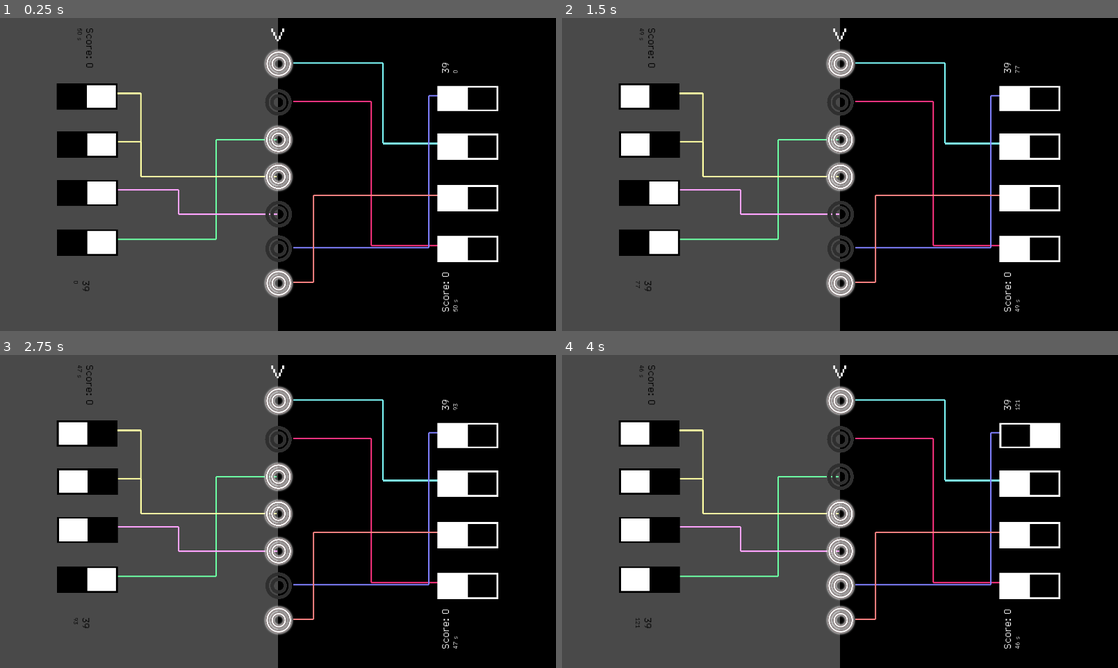
Above: before the commit, frames 1-4 (two rows, left to right).
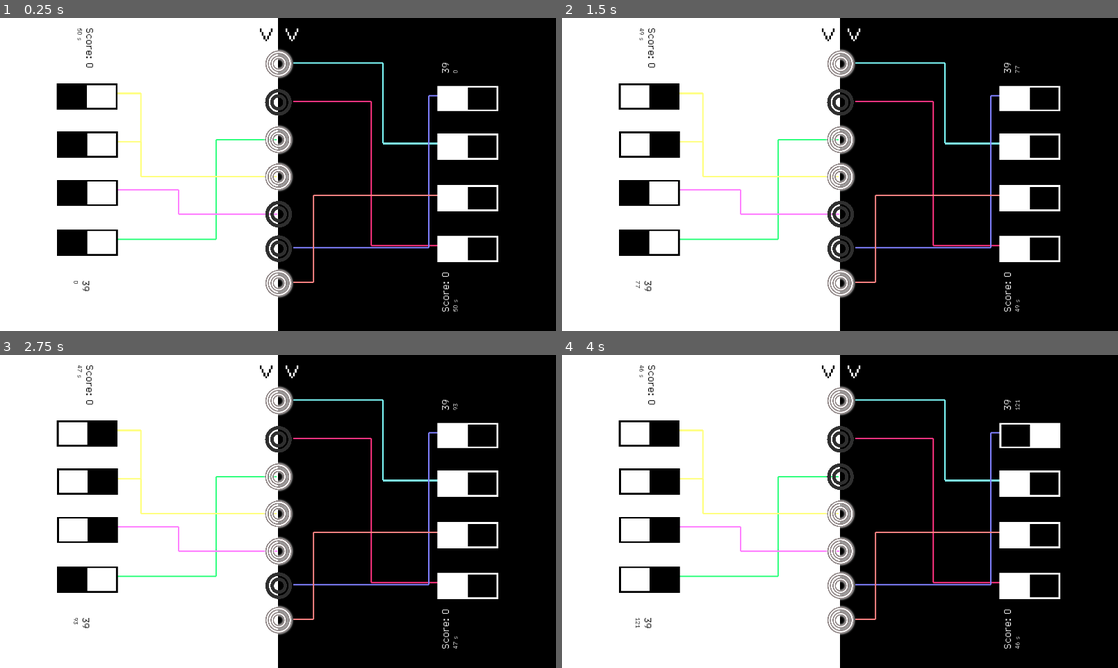
Above: after the commit, the same moments.

Repository: DragonCat4012/Switch
Game: Godot game, scene res://Scenes/Multiplayer/KoopMultiplayerScene.tscn
Two runs of this game, one before a commit and one after it. Both use one fixed random seed, a clock stepped at 60 frames per second and the inputs below. This scene is started directly instead of the project's main scene.
Inputs (mouse positions are in pixels of both pictures, inside the frame that each line leads up to):
- Up to frame 1 (0.25 s): no input
- Up to frame 2 (1.5 s): tap Enter (ui_accept) at 0.5, 0.77, 1.25 s; move the mouse to (650, 96) at 0.52 s; hold Right (ui_right) 0.53-1.28 s; click (650, 96) at 0.67 s; move the mouse to (650, 143) at 1.27 s; hold Down (ui_down) from 1.28 s (still down); click (650, 143) at 1.42 s
- Up to frame 3 (2.75 s): tap Enter (ui_accept) at 1.52, 2 s; move the mouse to (88, 530) at 2.02 s; release Down (ui_down) at 2.03 s; hold Right (ui_right) from 2.03 s (still down); click (88, 530) at 2.17 s
- Up to frame 4 (4 s): move the mouse to (650, 580) at 2.77 s; release Right (ui_right) at 2.78 s; hold Up (ui_up) 2.78-3.53 s; click (650, 580) at 2.92 s; tap Enter (ui_accept) at 3.02, 3.5, 3.77 s; move the mouse to (1029, 436) at 3.52 s; hold Left (ui_left) from 3.53 s (still down); click (1029, 436) at 3.67 s

The runs differ from the first frame. In frame 1, 46% of the frame differs, in the area x 0-54%, y 0-100%; in frame 2, 46%; in frame 3, 46%; in frame 4, 46%.

Commit message:
move map to different object

Diff:
--- a/Scenes/Multiplayer/KoopMultiplayerScene.gd
+++ b/Scenes/Multiplayer/KoopMultiplayerScene.gd
@@ -37,8 +37,8 @@
 var goalNumber = -1
 
 # Map
+@onready var mapNode = $Map
 var mapping_dict = {} # key=switch, value=lamp
-#@onready var timerLabel = $VBoxContainer/TimerLabel
 const WireHandler = preload("res://Util/Wire.gd")
 @onready var wireHandler = WireHandler.WireHandler.new()
 
@@ -171,56 +171,16 @@
 		dark_score_label.text = "Score: " + str(score)
 		light_score_label.text = "Score: " + str(score)
 		_init_game()
+
 # Map
 func createWires():
 	var arr = wireHandler.createKoopMapping()
 	setDict(arr)
-	var minDiff = 56
-	var minVec = Vector2(minDiff, 0)
-	var minDiffSwitch = 160/2
-	var minswicthVec = Vector2(minDiffSwitch, 0)
 
 	var switches = [switch1, switch2, switch3, switch4, switch5, switch6, switch7, switch8]
 	var lamps = [lamp1, lamp2, lamp3, lamp4, lamp5, lamp6, lamp7]
-
-	var darkDistances = switch5.global_position.x - lamp1.global_position.x + minDiff - minDiffSwitch
-	var lightDistances = lamp1.global_position.x - switch1.global_position.x - minDiff + minDiffSwitch
-	var levelDistances = 0
-	var line_width = 5
-
-	for w in arr:
-		levelDistances = (lightDistances if w.switch < 5 else darkDistances) / 4
-		var isDark = true
-		if w.switch < 5: # light
-			isDark = false
-		var pad = -1 if isDark else 1
-
-		var p3 = switches[w.switch-1].global_position + Vector2(0,68/2) + pad*2*minswicthVec
-		var p0 = lamps[w.lamp-1].global_position - pad*2*minVec -pad*Vector2(0,minDiff)
-		var p2 = p3 + pad*Vector2((4 - w.level) * levelDistances, 0) + pad*minswicthVec
-		if w.level == 1:
-			p2 = p3 + pad*Vector2((1.2) * levelDistances, 0)
-		var p1 = Vector2(p2.x, p0.y)
-
-		if not isDark:
-			print("light")
-			p3 = switches[w.switch-1].global_position + Vector2(0,68/2)
-			p0 = lamps[w.lamp-1].global_position + minVec + Vector2(0, 118/2)
-
-			p2 = p3 + pad*Vector2((4 - w.level) * levelDistances, 0) + pad*minswicthVec
-			if w.level == 1:
-				p2 = p3 + pad*Vector2((1.2) * levelDistances, 0)
-			p1 = Vector2(p2.x, p0.y)
-
-		# lamp to level
-		draw_line(p0, p1, w.color, line_width)
-		# level
-		draw_line(p3, p2, w.color, line_width)
-	 	# switch - level
-		draw_line(p1, p2, w.color, line_width)
-		if w.level != 2 and w.level != 3:
-			print("w=", w, " p3: ", p3, ", level:, ", w.level, " -> ", (4 - (w.level -1)) * levelDistances)
-			print(w.level," -> ",p0,p1,p2,p3)
+	mapNode.setStuff(arr, switches, lamps)
+	mapNode.createWires()
 
 func setDict(mapping):
 	var dict = {} # switch: lamp
--- a/Scenes/Multiplayer/KoopMultiplayerScene.tscn
+++ b/Scenes/Multiplayer/KoopMultiplayerScene.tscn
@@ -1,6 +1,7 @@
-[gd_scene load_steps=10 format=3 uid="uid://d3lv4k7ojl51"]
+[gd_scene load_steps=11 format=3 uid="uid://d3lv4k7ojl51"]
 
 [ext_resource type="Script" path="res://Scenes/Multiplayer/KoopMultiplayerScene.gd" id="1_3myuo"]
+[ext_resource type="Script" path="res://Scenes/Multiplayer/Map_Multiplayer.gd" id="2_5ap3r"]
 [ext_resource type="Texture2D" uid="uid://8yscnlvx11hk" path="res://Sprites/Switch/black_off.svg" id="2_a7sxp"]
 [ext_resource type="Texture2D" uid="uid://blqky2hsct452" path="res://Sprites/Switch/black_on.svg" id="4_hxeay"]
 [ext_resource type="Texture2D" uid="uid://c2pe7fupsvd5j" path="res://Sprites/Switch/white_off.svg" id="5_o40kw"]
@@ -16,7 +17,9 @@
 [node name="ColorRect" type="ColorRect" parent="."]
 offset_right = 960.0
 offset_bottom = 1080.0
-color = Color(1, 1, 1, 0.286275)
+
+[node name="Map" type="Node2D" parent="."]
+script = ExtResource("2_5ap3r")
 
 [node name="Switch_1" type="TextureRect" parent="."]
 offset_left = 406.0
@@ -377,11 +380,22 @@
 text = "?? s"
 
 [node name="Arrow1" type="Label" parent="."]
-offset_left = 1000.0
+offset_left = 1049.0
 offset_top = 36.0
-offset_right = 1056.0
+offset_right = 1105.0
 offset_bottom = 124.0
 rotation = 1.57079
 theme_override_fonts/font = ExtResource("9_l6at7")
 theme_override_font_sizes/font_size = 100
 text = ">"
+
+[node name="Arrow2" type="Label" parent="."]
+offset_left = 960.0
+offset_top = 36.0
+offset_right = 1016.0
+offset_bottom = 124.0
+rotation = 1.57079
+theme_override_colors/font_color = Color(0, 0, 0, 1)
+theme_override_fonts/font = ExtResource("9_l6at7")
+theme_override_font_sizes/font_size = 100
+text = ">"
--- /dev/null
+++ b/Scenes/Multiplayer/Map_Multiplayer.gd
@@ -0,0 +1,57 @@
+extends Node2D
+
+var arr = []
+var switches = []
+var lamps = []
+
+func setStuff(arr2, switches2, lamps2):
+	arr = arr2
+	switches = switches2
+	lamps = lamps2
+
+func createWires():
+	if not arr or not switches:
+		return
+
+	var minDiff = 56
+	var minVec = Vector2(minDiff, 0)
+	var minDiffSwitch = 160/2
+	var minswicthVec = Vector2(minDiffSwitch, 0)
+
+	var darkDistances = switches[4].global_position.x - lamps[0].global_position.x + minDiff - minDiffSwitch
+	var lightDistances = lamps[0].global_position.x - switches[0].global_position.x - minDiff + minDiffSwitch
+	var levelDistances = 0
+	var line_width = 5
+
+	for w in arr:
+		levelDistances = (lightDistances if w.switch < 5 else darkDistances) / 4
+		var isDark = true
+		if w.switch < 5: # light
+			isDark = false
+		var pad = -1 if isDark else 1
+
+		var p3 = switches[w.switch-1].global_position + Vector2(0,68/2) + pad*2*minswicthVec
+		var p0 = lamps[w.lamp-1].global_position - pad*2*minVec -pad*Vector2(0,minDiff)
+		var p2 = p3 + pad*Vector2((4 - w.level) * levelDistances, 0) + pad*minswicthVec
+		if w.level == 1:
+			p2 = p3 + pad*Vector2((1.2) * levelDistances, 0)
+		var p1 = Vector2(p2.x, p0.y)
+
+		if not isDark:
+			p3 = switches[w.switch-1].global_position + Vector2(0,68/2)
+			p0 = lamps[w.lamp-1].global_position + minVec + Vector2(0, 118/2)
+
+			p2 = p3 + pad*Vector2((4 - w.level) * levelDistances, 0) + pad*minswicthVec
+			if w.level == 1:
+				p2 = p3 + pad*Vector2((1.2) * levelDistances, 0)
+			p1 = Vector2(p2.x, p0.y)
+
+		# lamp to level
+		draw_line(p0, p1, w.color, line_width)
+		# level
+		draw_line(p3, p2, w.color, line_width)
+	 	# switch - level
+		draw_line(p1, p2, w.color, line_width)
+
+func _draw():
+	createWires()
--- a/Util/Wire.gd
+++ b/Util/Wire.gd
@@ -28,7 +28,6 @@
 
 		# Pair lamps & switches with level
 		for lamp in arrLamps:
-			print(levelArr_dark, levelArr)
 			var level = levelArr_dark.pick_random() if lamp > 4  else levelArr.pick_random()
 			if lamp > 4:
 				levelArr_dark.erase(level)
